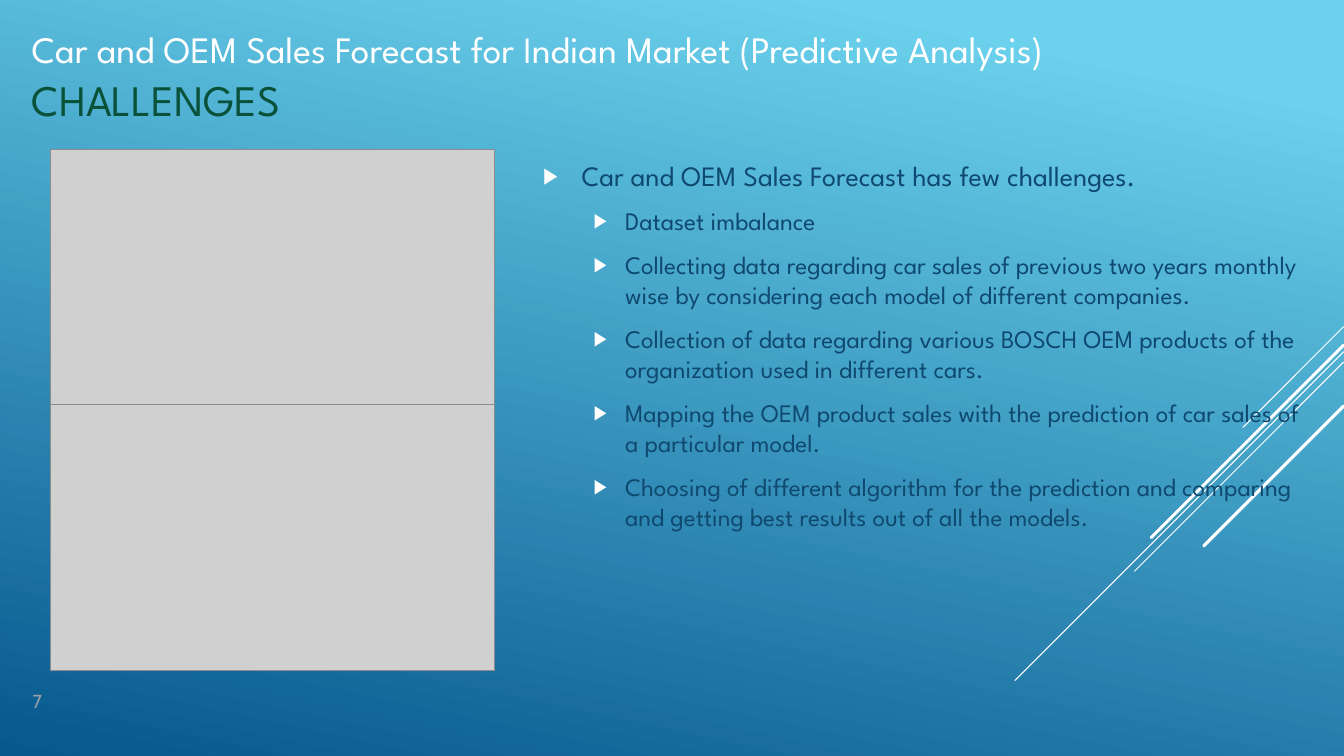
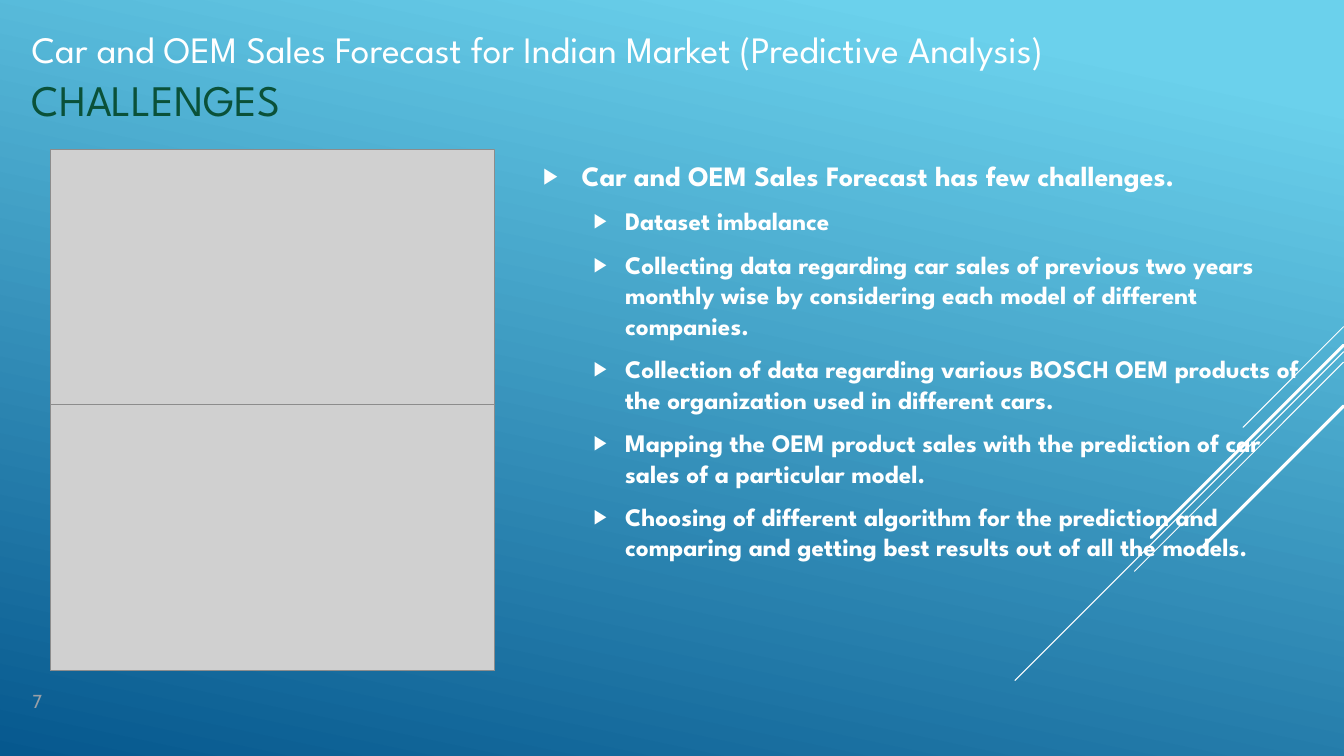
Before and after one commit to ankitparichha/NEWR, a slide deck: slide 7 of NEWPPT.pptx. Drawn at 1344x756 pixels with LibreOffice and Linux fonts; fonts in the diff are those of the drawing; grey boxes stand for pictures. Boxes give left, top, right and bottom in pixels: in the first picture for what was removed or moved away, otherwise in the second. Text is boxed around its words. In the diff, an @@ line names an element or a change of style, - is before the commit and + after.

```diff
--- a/NEWPPT.pptx
+++ b/NEWPPT.pptx
@@ text "Car and OEM Sales Forecast ..." at (582,166,1299,565): text colour #0F496F to #FFFFFF, bold on @@
```
Also in this commit, not shown: 6 other slides changed.
